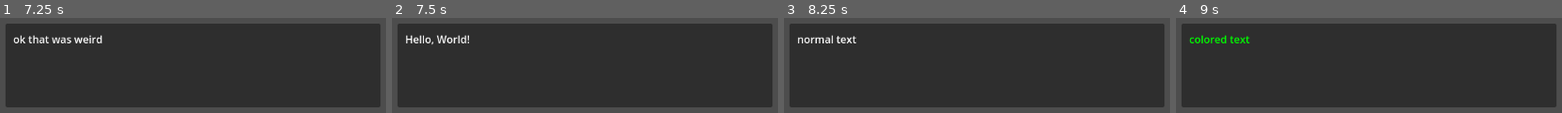
Above: before the commit, frames 1-4 (left to right).
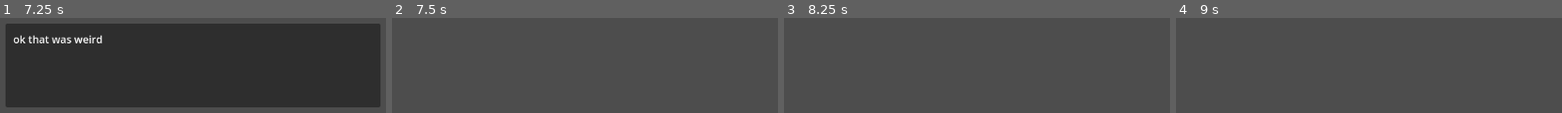
Above: after the commit, the same moments.

Repository: veradesrt/Sreamjam2025
Game: Godot game, scene res://scenes/dialogue/dialogue_test_scene.tscn
The game is run twice, just before and just after one commit, with the same random seed, the same clock (stepped at 60 frames per second) and the same inputs. This scene is started directly instead of the project's main scene.
Inputs (mouse positions are in pixels of both pictures, inside the frame that each line leads up to):
- Up to frame 1 (7.25 s): tap Enter (enter) at 0.5, 0.6, 1.35, 2, 2.1, 2.85, 3.6, 4.25, 4.35, 5.1, 5.85, 6.6 s; move the mouse to (outside the picture) at 0.52 s; hold D (right) 0.53-1.28 s; tap Space at 1.25, 2.75, 5 s; move the mouse to (outside the picture) at 1.27 s; hold S (backward) 1.28-2.03 s; move the mouse to (outside the picture) at 2.02 s; hold D (right) 2.03-2.78 s; move the mouse to (154, 26) at 2.77 s; hold W (forward) 2.78-3.53 s; move the mouse to (outside the picture) at 3.52 s; hold A (left) 3.53-5.03 s; move the mouse to (outside the picture) at 4.27 s; move the mouse to (outside the picture) at 5.02 s; hold S (backward) 5.03-5.78 s; move the mouse to (outside the picture) at 5.77 s; hold D (right) 5.78-6.53 s; move the mouse to (outside the picture) at 6.52 s; hold W (forward) from 6.53 s (still down)
- Up to frame 2 (7.5 s): move the mouse to (outside the picture) at 7.27 s; release W (forward) at 7.28 s; hold D (right) from 7.28 s (still down); tap Enter (enter) at 7.35 s
- Up to frame 3 (8.25 s): move the mouse to (outside the picture) at 8.02 s; release D (right) at 8.03 s; hold S (backward) from 8.03 s (still down); tap Enter (enter) at 8.1 s
- Up to frame 4 (9 s): move the mouse to (1330, 26) at 8.77 s; release S (backward) at 8.78 s; hold A (left) from 8.78 s (still down); tap Enter (enter) at 8.85 s

Frame 1 is identical in both runs. In frame 2, 85% of the frame differs, in the area x 1-99%, y 5-95%; in frame 3, 85%; in frame 4, 86%.

Commit message:
added HierarchyMode to DialogueNode and new parameter to text

Diff:
--- a/scenes/maps/main.tscn
+++ b/scenes/maps/main.tscn
@@ -1,11 +1,10 @@
-[gd_scene load_steps=10 format=3 uid="uid://c78bdq77ygnhk"]
+[gd_scene load_steps=13 format=3 uid="uid://c78bdq77ygnhk"]
 
-[ext_resource type="PackedScene" uid="uid://e54q0xwbfuo8" path="res://scenes/player/player.tscn" id="1_8wxmh"]
+[ext_resource type="PackedScene" uid="uid://bidwu6pvfcasl" path="res://scenes/player/player.tscn" id="1_8wxmh"]
 [ext_resource type="PackedScene" uid="uid://bg7qt4fnwttvq" path="res://scenes/primitives/trigger.tscn" id="2_pwihf"]
-[ext_resource type="PackedScene" uid="uid://kutieyc8oj64" path="res://scenes/primitives/dialogue_emitter_3d.tscn" id="3_gx8es"]
+[ext_resource type="Script" uid="uid://5vol0c1sctto" path="res://scripts/interactable/InteractableNode.gd" id="3_6hyye"]
+[ext_resource type="PackedScene" path="res://scenes/primitives/dialogue_emitter_3d.tscn" id="3_gx8es"]
 [ext_resource type="Resource" uid="uid://b7pcjhuuijv50" path="res://resources/dialogue/example.tres" id="4_2avkh"]
-[ext_resource type="Script" uid="uid://5vol0c1sctto" path="res://scripts/interactable/InteractableNode.gd" id="3_6hyye"]
-
 
 [sub_resource type="ProceduralSkyMaterial" id="ProceduralSkyMaterial_8wxmh"]
 sky_horizon_color = Color(0.66224277, 0.6717428, 0.6867428, 1)
@@ -76,7 +75,6 @@
 transform = Transform3D(1, 0, 0, 0, 1, 0, 0, 0, 1, 0, 0, -0.0014953613)
 shape = SubResource("BoxShape3D_2avkh")
 
-[editable path="trigger"]
 [connection signal="player_entered" from="dialogue_emitter_3d/trigger" to="dialogue_emitter_3d" method="start_dialogue"]
 
 [editable path="dialogue_emitter_3d/trigger"]
--- a/scripts/dialogue/dialogue/DialogueNode.gd
+++ b/scripts/dialogue/dialogue/DialogueNode.gd
@@ -2,6 +2,9 @@
 extends Control
 
 const DIALOGUE_BASIC_SCENE : PackedScene = preload("uid://gt614lqfnysu")
+
+enum HierarchyMode {REPLACE, QUEUE_FRONT}
+@export var hierarchy_mode : HierarchyMode = HierarchyMode.REPLACE
 
 #current_dialogue_process
 
@@ -34,27 +37,33 @@
 
 func start_dialogue(dialogue : Dialogue) -> void:
 
-	if(dp_queue.is_empty()):
-		dp_queue.append(create_dialogue_process(dialogue))
-		next_dialogue()
-	else:
-		dp_queue.append(create_dialogue_process(dialogue))
-
-
-		#DialogueGlobalEmitter.already_running.emit()
-		#dp_queue.append(create_dialogue_process(dialogue))
-		#printerr("already running a dialogue, added to queue")
-		#return
+	match(hierarchy_mode):
+		HierarchyMode.REPLACE:
+			end_dialogue()
+			cdp = create_dialogue_process(dialogue)
+			next_dialogue()
+		HierarchyMode.QUEUE_FRONT:
+			if(dp_queue.is_empty()):
+				dp_queue.append(create_dialogue_process(dialogue))
+				next_dialogue()
+			else:
+				dp_queue.append(create_dialogue_process(dialogue))
 
 func end_dialogue() -> void:
+
+	if(cdp == null):
+		return
+
 	remove_ui(cdp.dialogue_box)
 	cdp.next_text_timer.queue_free()
 	cdp = null
 	DialogueGlobalEmitter.has_ended.emit()
-	dp_queue.pop_front()
 
-	if(!dp_queue.is_empty()):
-		next_dialogue()
+	match(hierarchy_mode):
+		HierarchyMode.QUEUE_FRONT:
+			dp_queue.pop_front()
+			if(!dp_queue.is_empty()):
+				next_dialogue()
 
 func force_end_conversation() -> void:
 	pass
@@ -63,6 +72,8 @@
 	var dp = DialogueProcess.new()
 	dp.dialogue = dialogue
 	dp.dialogue_length = dp.dialogue.dialogue.size()-1
+
+
 
 	match(dialogue.mode):
 		Dialogue.Mode.BASIC:
@@ -73,7 +84,9 @@
 	return dp
 
 func next_dialogue() -> void:
-	cdp = dp_queue.front()
+	match(hierarchy_mode):
+		HierarchyMode.QUEUE_FRONT:
+			cdp = dp_queue.front()
 	instantiate_nodes(cdp)
 	DialogueGlobalEmitter.has_started.emit()
 	next_text()
@@ -88,7 +101,7 @@
 	if(!cdp.next_text_timer.is_stopped()):
 		cdp.next_text_timer.stop()
 
-	cdp.current_text_count+=1
+	cdp.current_text_count+= 1
 
 	if(cdp.current_text_count > cdp.dialogue_length):
 		end_dialogue()
@@ -96,6 +109,7 @@
 
 	var new_text : Text = cdp.dialogue.dialogue[cdp.current_text_count]
 	cdp.current_text = new_text
+	cdp.current_letter_count += new_text.initial_letter
 
 	cdp.next_text_timer.wait_time = cdp.current_text.skip_time
 	cdp.next_text_timer.timeout.connect(next_text)
--- a/scripts/dialogue/text/Text.gd
+++ b/scripts/dialogue/text/Text.gd
@@ -5,6 +5,7 @@
 
 @export_multiline var content : String
 @export var centered : bool = true
+@export var initial_letter : int = 0
 
 @export_group("Skip")
 @export var enable_skip : bool = true
